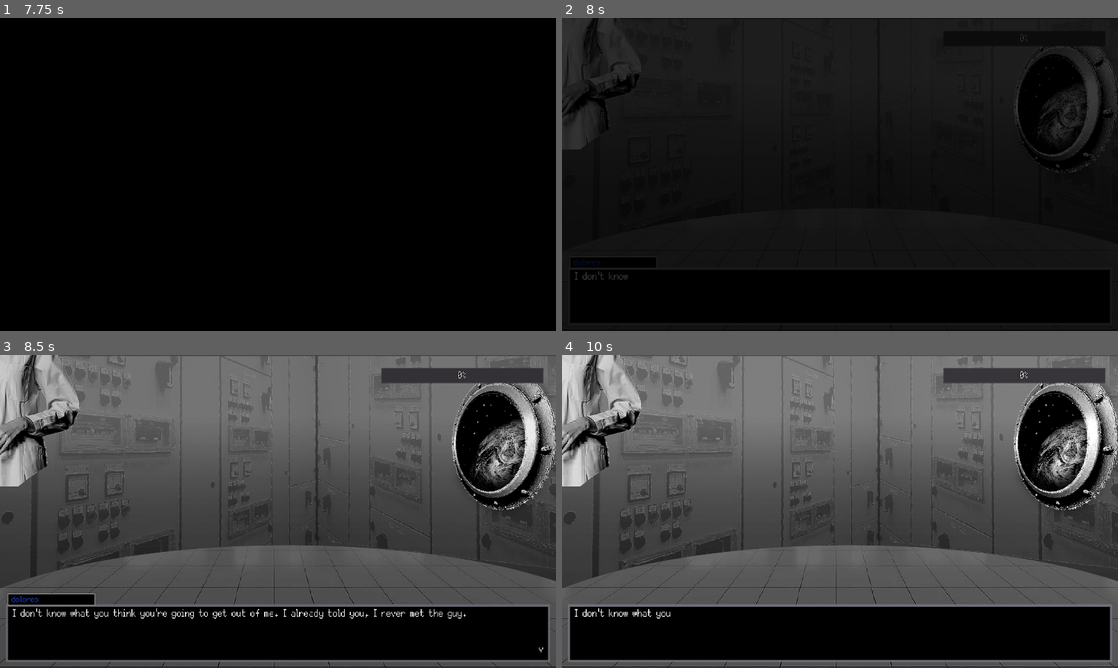
Above: before the commit, frames 1-4 (two rows, left to right).
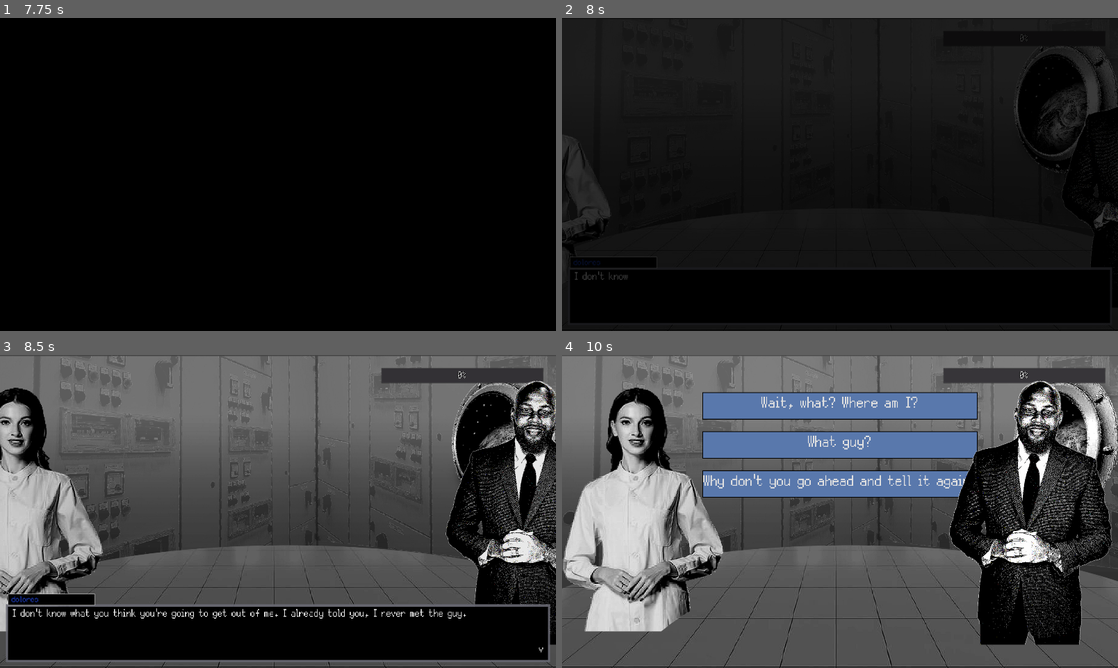
Above: after the commit, the same moments.

Repository: Bmoel/GMTK-2023
Game: Godot game, scene res://Scenes/MainMenu/main_menu.tscn
The game is run twice, just before and just after one commit, with the same random seed, the same clock (stepped at 60 frames per second) and the same inputs.
Inputs (mouse positions are in pixels of both pictures, inside the frame that each line leads up to):
- Up to frame 1 (7.75 s): click "Start" at 0.5 s; click (278, 296) at 1.27 s; type "Alex" at 1.35 s; tap Enter (Enter) at 2, 2.85, 3.5, 4.35, 5, 5.85, 7.35 s; move the mouse to (400, 158) at 2.02 s; hold Up (ui_up) 2.03-2.78 s; hold Enter (Enter) 2.03-2.78 s; tap Space at 2.75, 4.25, 5.75 s; move the mouse to (166, 190) at 2.77 s; hold Down (ui_down) 2.78-3.53 s; move the mouse to (333, 105) at 3.52 s; hold Enter (Enter) 3.53-4.28 s; hold Up (ui_up) 3.53-5.03 s; move the mouse to (250, 237) at 4.27 s; move the mouse to (444, 221) at 5.02 s; hold Enter (Enter) 5.03-5.78 s; hold Down (ui_down) 5.03-7.28 s; move the mouse to (111, 127) at 5.77 s; move the mouse to (305, 174) at 6.52 s; hold Enter (Enter) 6.53-7.28 s; move the mouse to (194, 96) at 7.27 s; hold Up (ui_up) from 7.28 s (still down)
- Up to frame 2 (8 s): keep holding Up (ui_up)
- Up to frame 3 (8.5 s): keep holding Up (ui_up); move the mouse to (400, 495) at 8.02 s; hold Enter (Enter) from 8.03 s (still down)
- Up to frame 4 (10 s): move the mouse to (728, 527) at 8.77 s; release Enter (Enter) at 8.78 s; tap Enter (Enter) at 8.85 s; release Up (ui_up) at 9.5 s; click (840, 483) at 9.5 s, where only the run after the commit has a clickable "Why don't you go ahead and te…"

Frame 1 is identical in both runs. In frame 2, 1.6% of the frame differs, in the area x 0-100%, y 0-75%; in frame 3, 17%; in frame 4, 54%, in the area x 0-99%, y 0-99%.

Commit message:
I hate tweens

Diff:
--- a/game/Scenes/Character/Character.gd
+++ b/game/Scenes/Character/Character.gd
@@ -7,7 +7,7 @@
 var _dialogueTree
 var _responseTree
 var _artPath
-onready var _position = $Position2D
+
 
 
 # Called when the node enters the scene tree for the first time.
--- a/game/Scenes/Character/Character.tscn
+++ b/game/Scenes/Character/Character.tscn
@@ -35,11 +35,11 @@
 [node name="Character" type="Node2D"]
 script = ExtResource( 1 )
 
-[node name="Position2D" type="Position2D" parent="."]
-
-[node name="CanvasLayer" type="CanvasLayer" parent="Position2D"]
+[node name="CanvasLayer" type="CanvasLayer" parent="."]
 layer = 4
 
-[node name="AnimatedSprite" type="AnimatedSprite" parent="Position2D/CanvasLayer"]
+[node name="AnimatedSprite" type="AnimatedSprite" parent="CanvasLayer"]
 frames = SubResource( 3 )
 frame = 1
+
+[node name="Tween" type="Tween" parent="CanvasLayer/AnimatedSprite"]
--- a/game/Scenes/Executive/Executive.gd
+++ b/game/Scenes/Executive/Executive.gd
@@ -7,6 +7,8 @@
 var _characters = []
 var _currentCharID:int
 var exposureLevel:int
+var dpos
+var fpos
 
 var fade_in = true
 onready var blink = $Blink/AnimationPlayer
@@ -23,7 +25,6 @@
 	init_bg()
 	init_button()
 	initializeCharacters()
-	playBlink()
 	playGame()
 
 func _process(delta):
@@ -56,11 +57,18 @@
 	fred._dialogueTree = trees[0]
 	fred._responseTree = trees[1]
 
-
 	_characters.append(dolores)
 	_characters.append(fred)
+
 	add_child(dolores)
 	add_child(fred)
+	dpos = dolores.get_node("CanvasLayer").get_node("AnimatedSprite")
+	fpos = fred.get_node("CanvasLayer").get_node("AnimatedSprite")
+	dpos.frame = 0
+	fpos.frame = 2
+	dpos.position = Vector2(-500,500)
+	fpos.position = Vector2(2400,500)
+
 
 
 """
@@ -75,9 +83,8 @@
 func playGame():
 	playBlink()
 	_currentCharID = 0
-	for id in range(0, len(_characters)):
-		slideCharacter("left", id)
-		playDialogue("d1a")
+	slideCharacter()
+	playDialogue("d1a")
 
 """
 /*
@@ -88,12 +95,13 @@
 * @return None
 */
 """
-func slideCharacter(direction:String, characterID:int):
-	var tween = get_tree().create_tween()
-	if direction == "left":
-		tween.tween_property(_characters[characterID], "position", Vector2(100,500), 0.75)
-	elif direction == "right":
-		tween.tween_property(_characters[characterID], "position", Vector2(1000,500), 0.75)
+func slideCharacter():
+	var tween := create_tween().set_trans(Tween.TRANS_QUINT).set_ease(Tween.EASE_OUT)
+	var tween2 := create_tween().set_trans(Tween.TRANS_QUINT).set_ease(Tween.EASE_OUT)
+	tween.tween_property(dpos, "position", Vector2(300,500), 5)
+	tween2.tween_property(fpos, "position", Vector2(1600,500), 5)
+
+
 
 
 """
